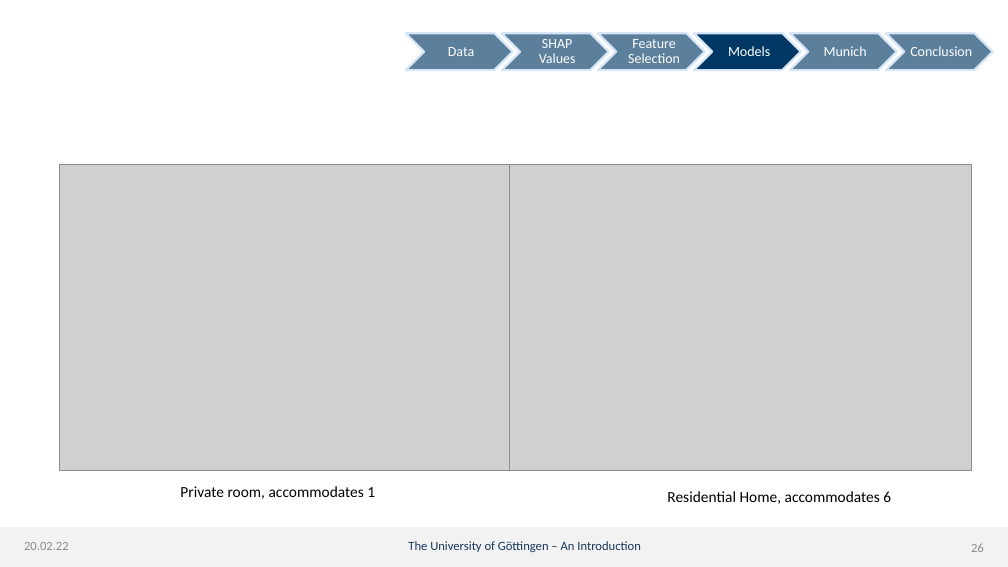
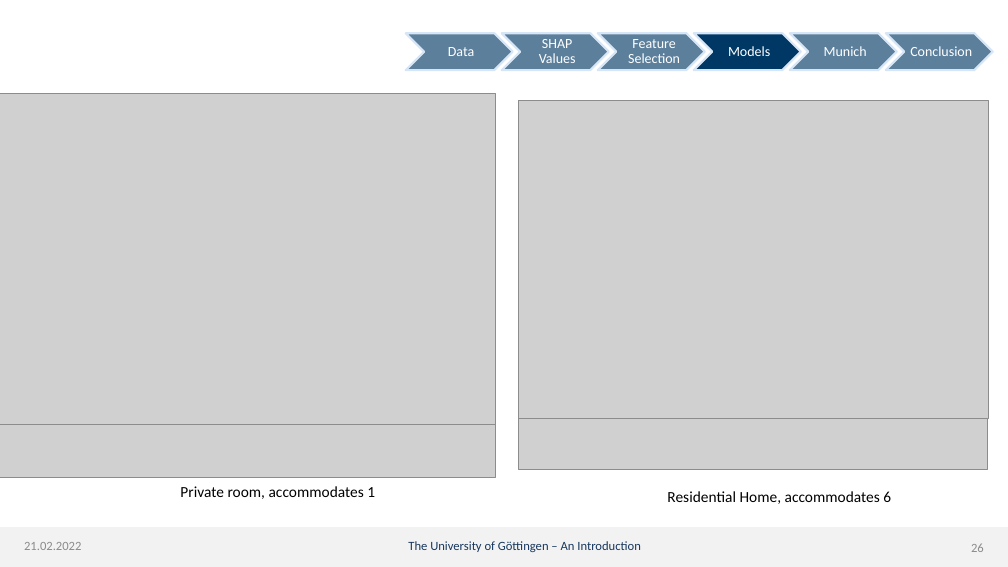
Before and after one commit to dmnk1308/DubAir, a slide deck: slide 26 of Präsi.pptx. Drawn at 1008x567 pixels with LibreOffice and Linux fonts; fonts in the diff are those of the drawing; grey boxes stand for pictures; background and template pictures are left out. Boxes give left, top, right and bottom in pixels: in the first picture for what was removed or moved away, otherwise in the second. Text is boxed around its words. In the diff, an @@ line names an element or a change of style, - is before the commit and + after.

```diff
--- a/Präsi.pptx
+++ b/Präsi.pptx
@@ picture: place and size @@
-picture at (59, 164, 522, 471)
+picture at (0, 93, 496, 427)
@@ picture: place and size @@
-picture at (509, 164, 971, 471)
+picture at (518, 101, 988, 418)
@@ picture added at (518, 418, 988, 470) @@
@@ picture added at (0, 424, 496, 478) @@
@@ text at (24, 542, 81, 550): text changed @@
-20.02.22
+21.02.2022
```
Also in this commit, not shown: 32 other slides changed.
